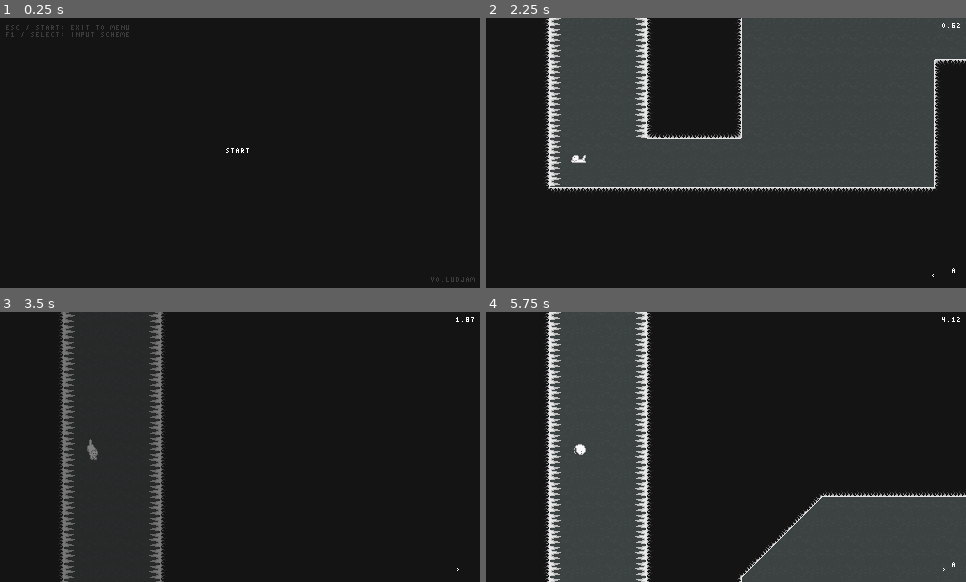
Above: before the commit, frames 1-4 (two rows, left to right).
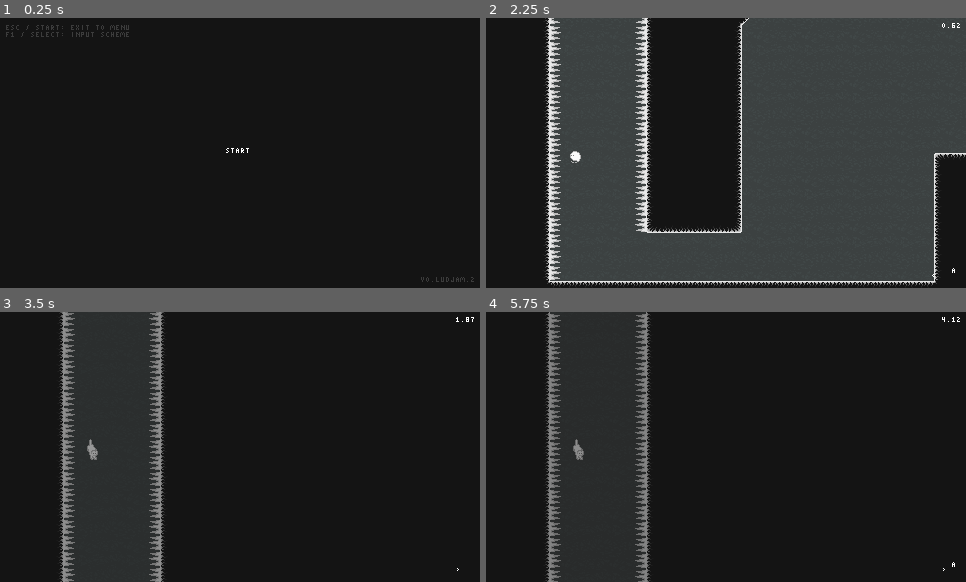
Above: after the commit, the same moments.

Repository: jnecond/coots-goes-home
Game: Godot game, scene res://bullshit/Global.tscn
Same seed, same stepped clock (60 frames per second), same inputs: the game is played once before the commit and once after it. Sound files missing from this copy of the repository are replaced by a short silence.
Inputs:
- Up to frame 1 (0.25 s): no input
- Up to frame 2 (2.25 s): tap Enter (ui_accept) at 0.5 s; hold Z (attack) 0.53-1.28 s; hold D (right) 0.53-2.03 s; tap Space (jump) at 0.77, 1.52 s; tap Z (attack) at 1.35 s; hold A (left) from 2.03 s (still down); hold Z (attack) from 2.03 s (still down)
- Up to frame 3 (3.5 s): release A (left) at 2.78 s; release Z (attack) at 2.78 s; hold D (right) from 2.78 s (still down); tap Z (attack) at 2.85 s; tap Space (jump) at 3.02 s
- Up to frame 4 (5.75 s): hold Z (attack) 3.53-4.28 s; tap Space (jump) at 3.77, 4.52 s; tap F1 (change_inputs) at 4.15 s; release D (right) at 4.28 s; hold A (left) 4.28-5.03 s; tap Z (attack) at 4.35 s; hold D (right) from 5.03 s (still down); hold Z (attack) from 5.03 s (still down)

The runs differ from the first frame. In frame 1, less than 0.1% of the frame differs, in the area x 87-99%, y 95-98%; in frame 2, 35%, in the area x 12-100%, y 0-100%; in frame 3, 2.9%; in frame 4, 21%.

Commit message:
Swapped the default control scheme.

Diff:
--- a/bullshit/Level3.tscn
+++ b/bullshit/Level3.tscn
@@ -22,7 +22,7 @@
 cell_size = Vector2( 16, 16 )
 cell_quadrant_size = 32
 format = 1
-tile_data = PoolIntArray( -4325424, 4, 0, -4325423, 4, 0, -4 …(159766 unchanged characters)…  0, 720876, 4, 0, 720877, 5, 0, 720881, -2147483626, 0, 720882, -2147483626, 0, 720883, -2147483626, 0, 720884, -2147483626, 0, 720885, -2147483626, 0, 720889, 3, 0, 720890, 4, 0, 720891, …(34583 unchanged characters)…
+tile_data = PoolIntArray( -4325424, 4, 0, -4325423, 4, 0, -4 …(159766 unchanged characters)…  0, 720876, 4, 0, 720877, 5, 0, 720881, 19, 0, 720882, 19, 0, 720883, 19, 0, 720884, 19, 0, 720885, 19, 0, 720889, 3, 0, 720890, 4, 0, 720891, …(34583 unchanged characters)…
 
 [node name="Coots" parent="." instance=ExtResource( 1 )]
 position = Vector2( -767, 145 )
--- a/src/Coots.gd
+++ b/src/Coots.gd
@@ -774,9 +774,9 @@
 	start_idle();
 
 
-#	var cells = map.get_used_cells();
-#	for c in cells:
-#		var type = map.get_cellv(c);
-#		if (type >= 19 && type <= 22
-#		&& (map.is_cell_x_flipped(c.x, c.y) || map.is_cell_y_flipped(c.x, c.y))):
-#			print("spikes at [ ", c, " ] are bugged");
+	var cells = map.get_used_cells();
+	for c in cells:
+		var type = map.get_cellv(c);
+		if (type >= 19 && type <= 22
+		&& (map.is_cell_x_flipped(c.x, c.y) || map.is_cell_y_flipped(c.x, c.y))):
+			print("spikes at [ ", c, " ] are bugged");
--- a/src/global.gd
+++ b/src/global.gd
@@ -4,7 +4,7 @@
 var played_frames 	: int 	= 0;
 var level			: int 	= 0;
 var deaths			: int 	= 0;
-var input_scheme	: int 	= 0;
+var input_scheme	: int 	= 1;
 var game_beaten		: int 	= 0;
 var checkpoint;
 var start_t;
@@ -254,7 +254,7 @@
 
 func show_keys() -> void:
 	wrtkm("ESC / START: EXIT TO MENU\nF1 / SELECT: INPUT SCHEME\n", 1, 1);
-	var ver = "V0,LUDJAM";
+	var ver = "V0,LUDJAM,2";
 	wrtkm(ver, 95-ver.length(), 37);
 	if (game_beaten):
 		wrtkm("SHIFT + F9:  MUSIC\nSHIFT + F10: PIANO SOUNDS\nSHIFT + F12: LEVEL SELECT", 1, 6);
@@ -328,9 +328,9 @@
 		input_scheme ^= 1;
 		match (input_scheme):
 			0:
+				notif_show("INPUT SCHEME: CONDEMNED");
+			1:
 				notif_show("INPUT SCHEME: DEFAULT");
-			1:
-				notif_show("INPUT SCHEME: VERSION 2");
 	notif_clear(0);
 	input_view();
 
Not shown, changed: export_presets.cfg
